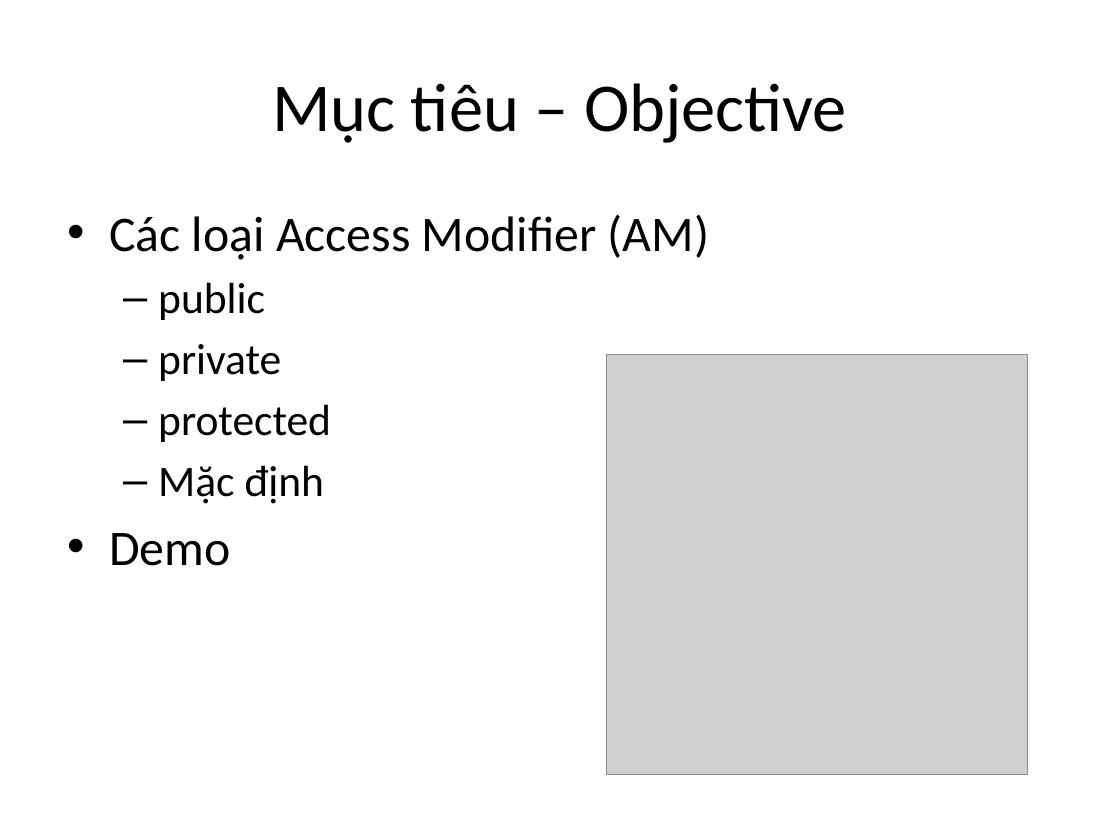
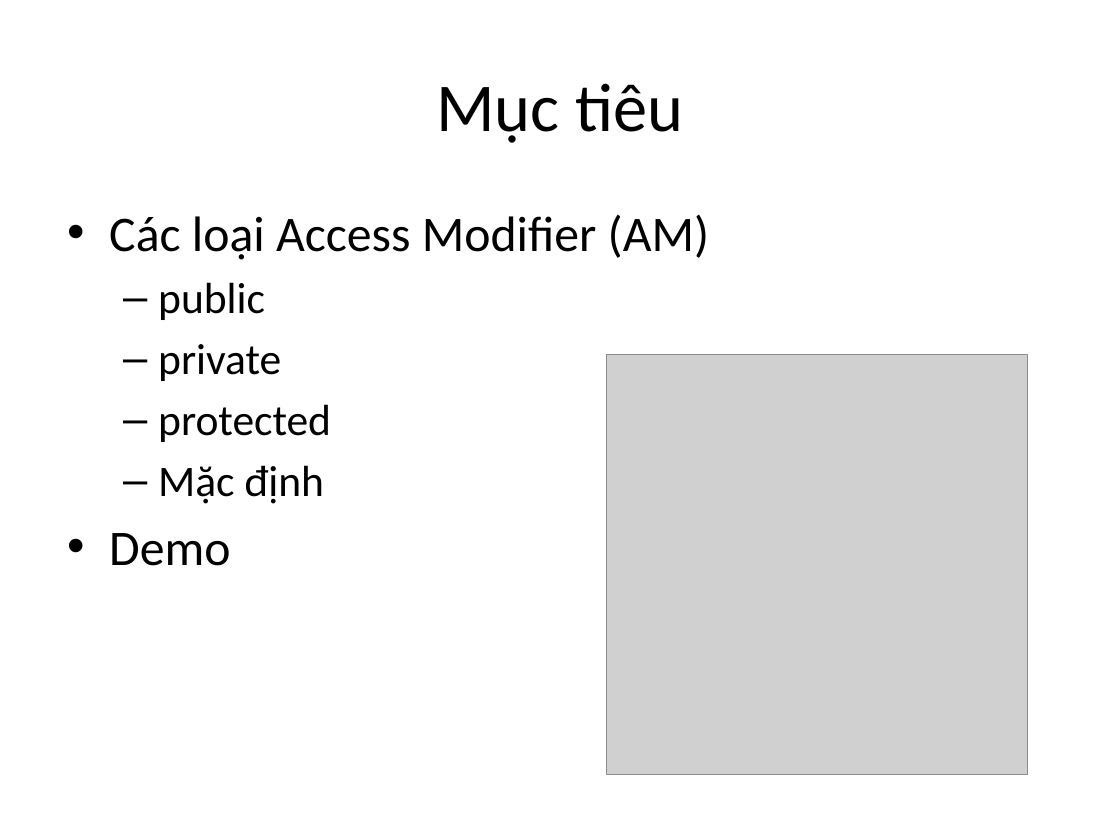
Before and after one commit to phithanh97cs/T3H, a slide deck: slide 2 of 3. Back-end/1. JavaCore/4. Access Modifier trong java.pptx. Drawn at 1120x840 pixels with LibreOffice and Linux fonts; fonts in the diff are those of the drawing; grey boxes stand for pictures. Boxes give left, top, right and bottom in pixels: in the first picture for what was removed or moved away, otherwise in the second. Text is boxed around its words. In the diff, an @@ line names an element or a change of style, - is before the commit and + after.

```diff
--- a/3. Back-end/1. JavaCore/4. Access Modifier trong java.pptx
+++ b/3. Back-end/1. JavaCore/4. Access Modifier trong java.pptx
@@ title at box(436, 83, 683, 143): text changed @@
-Mục tiêu – Objective
+Mục tiêu
```
Also in this commit, not shown: 3 other slides changed, 1 slide added, 2 other files.
